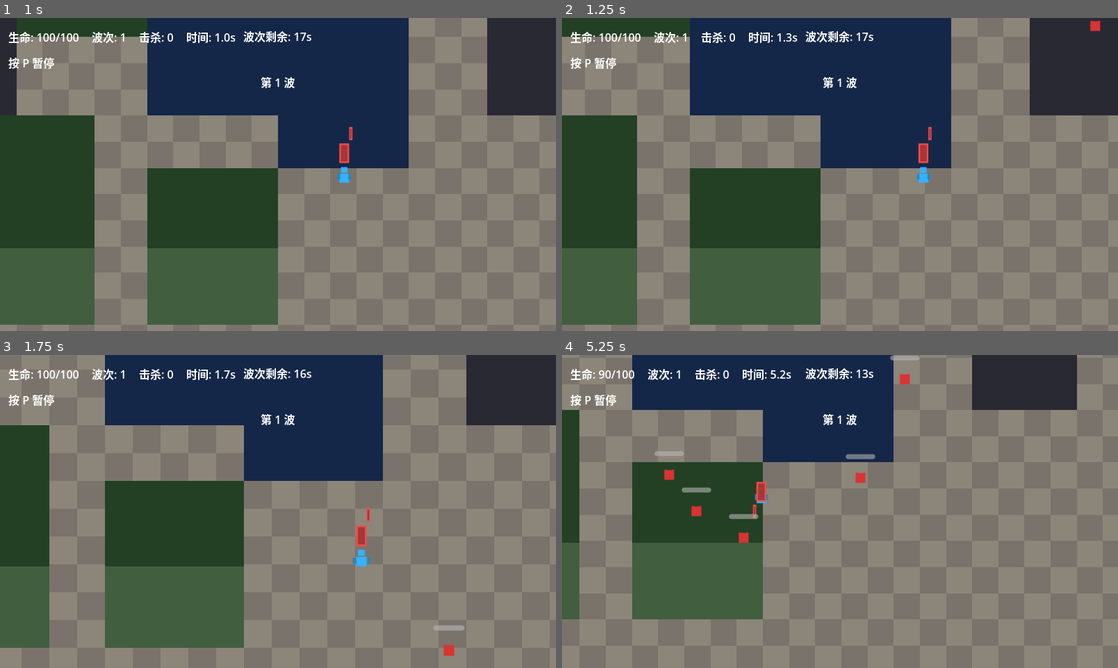
Above: before the commit, frames 1-4 (two rows, left to right).
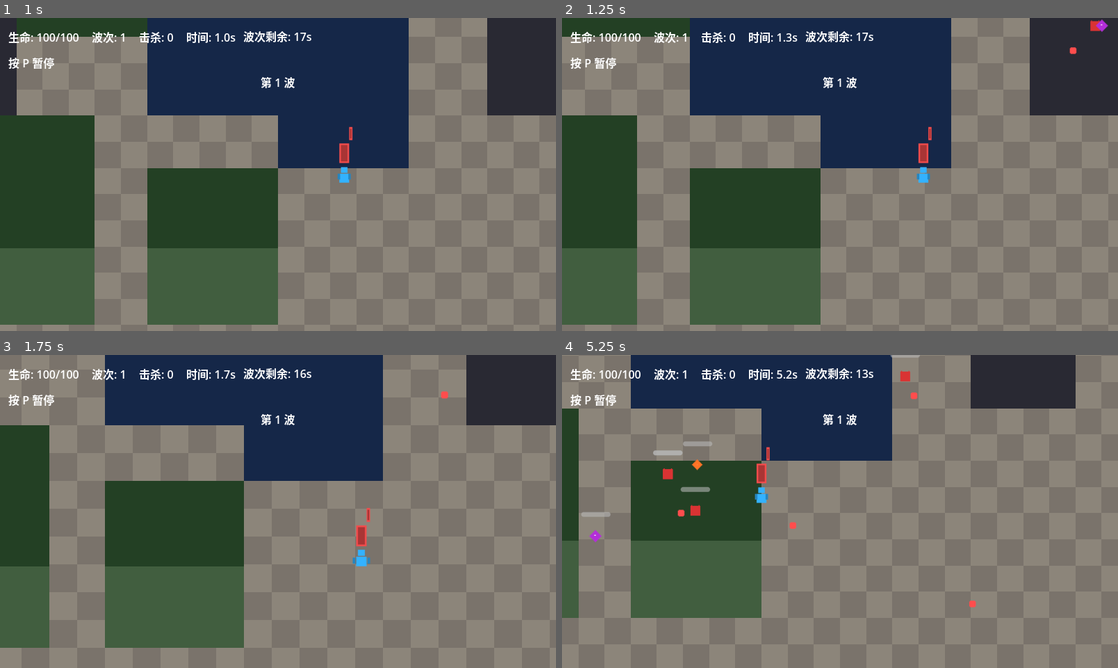
Above: after the commit, the same moments.

Repository: wanwenxin/godot-project-20260214
Game: Godot game, scene res://scenes/game.tscn
Same seed, same stepped clock (60 frames per second), same inputs: the game is played once before the commit and once after it. This scene is started directly instead of the project's main scene.
Inputs:
- Up to frame 1 (1 s): tap Enter at 0.5 s; hold D (move_right) from 0.53 s (still down); tap = (camera_zoom_in) at 0.6 s
- Up to frame 2 (1.25 s): keep holding D (move_right)
- Up to frame 3 (1.75 s): release D (move_right) at 1.28 s; hold S (move_down) from 1.28 s (still down); tap - (camera_zoom_out) at 1.35 s
- Up to frame 4 (5.25 s): release S (move_down) at 2.03 s; hold D (move_right) 2.03-2.78 s; tap one key every 0.75 s from 2.1 s: H (toggle_enemy_hp) = (camera_zoom_in) - (camera_zoom_out) H (toggle_enemy_hp) = (camera_zoom_in); hold W (move_up) 2.78-3.53 s; hold A (move_left) 3.53-5.03 s; hold S (move_down) from 5.03 s (still down)

Frame 1 is identical in both runs. In frame 2, less than 0.1% of the frame differs, in the area x 91-99%, y 0-12%; in frame 3, 0.2%; in frame 4, 3.0%, in the area x 0-93%, y 0-85%.

Commit message:
实现敌人专用子弹类与像素图、增加敌人数与出生点多人、金币像素图与吸收动画、受击音效防重叠、0.5 秒无敌帧、敌人持续接触伤害、多伤害源取最大。

Diff:
--- a/resources/level_config.gd
+++ b/resources/level_config.gd
@@ -35,10 +35,10 @@
 @export var grass_cluster_items := Vector2i(3, 6) # 草地集群物品数量
 
 @export_group("Enemies")
-@export var melee_count_min := 4 # 近战敌人数量最小值
-@export var melee_count_max := 7 # 近战敌人数量最大值
-@export var ranged_count_min := 1 # 远程敌人数量最小值
-@export var ranged_count_max := 3 # 远程敌人数量最大值
+@export var melee_count_min := 6 # 近战敌人数量最小值
+@export var melee_count_max := 10 # 近战敌人数量最大值
+@export var ranged_count_min := 2 # 远程敌人数量最小值
+@export var ranged_count_max := 5 # 远程敌人数量最大值
 @export var tank_count_min := 0 # 坦克敌人数量最小值
 @export var tank_count_max := 1 # 坦克敌人数量最大值
 @export var aquatic_count_min := 0 # 水生敌人数量最小值
@@ -52,6 +52,7 @@
 @export var difficulty := 1.0 # 难度
 @export var spawn_batch_count := 3 # 生成批次数量
 @export var spawn_batch_interval := 6.0 # 生成批次间隔时间
+@export var spawn_positions_count := 5 # 出生点数量，单出生点可产生多个敌人
 
 
 func get_terrain_params() -> Dictionary:
--- a/scenes/enemies/enemy_boss.tscn
+++ b/scenes/enemies/enemy_boss.tscn
@@ -1,7 +1,7 @@
 [gd_scene load_steps=5 format=3]
 
 [ext_resource type="Script" path="res://scripts/enemy_boss.gd" id="1"]
-[ext_resource type="PackedScene" path="res://scenes/bullet.tscn" id="2"]
+[ext_resource type="PackedScene" path="res://scenes/enemy_bullet.tscn" id="2"]
 
 [sub_resource type="CircleShape2D" id="CircleShape2D_1"]
 radius = 24.0
--- a/scenes/enemies/enemy_ranged.tscn
+++ b/scenes/enemies/enemy_ranged.tscn
@@ -1,7 +1,7 @@
 [gd_scene load_steps=5 format=3]
 
 [ext_resource type="Script" path="res://scripts/enemy_ranged.gd" id="1"]
-[ext_resource type="PackedScene" path="res://scenes/bullet.tscn" id="2"]
+[ext_resource type="PackedScene" path="res://scenes/enemy_bullet.tscn" id="2"]
 
 [sub_resource type="CircleShape2D" id="CircleShape2D_1"]
 radius = 12.0
--- /dev/null
+++ b/scenes/enemy_bullet.tscn
@@ -0,0 +1,16 @@
+[gd_scene load_steps=2 format=3]
+
+[ext_resource type="Script" path="res://scripts/enemy_bullet.gd" id="1"]
+
+[sub_resource type="CircleShape2D" id="CircleShape2D_1"]
+radius = 6.0
+
+[node name="EnemyBullet" type="Area2D"]
+script = ExtResource("1")
+monitoring = true
+monitorable = true
+
+[node name="CollisionShape2D" type="CollisionShape2D" parent="."]
+shape = SubResource("CircleShape2D_1")
+
+[node name="Sprite2D" type="Sprite2D" parent="."]
--- a/scripts/autoload/audio_manager.gd
+++ b/scripts/autoload/audio_manager.gd
@@ -6,6 +6,7 @@
 
 var _bgm_player: AudioStreamPlayer
 var _sfx_players: Array[AudioStreamPlayer] = []
+var _hit_player: AudioStreamPlayer  # 受击音效专用通道，播放中不重叠
 var _master_volume := 0.70
 
 
@@ -14,6 +15,9 @@
 	_bgm_player = AudioStreamPlayer.new()
 	_bgm_player.bus = BUS_BGM
 	add_child(_bgm_player)
+	_hit_player = AudioStreamPlayer.new()
+	_hit_player.bus = BUS_SFX
+	add_child(_hit_player)
 	for i in range(4):
 		var player := AudioStreamPlayer.new()
 		player.bus = BUS_SFX
@@ -44,7 +48,12 @@
 
 
 func play_hit() -> void:
-	_play_tone(220.0, 0.08, 0.30)
+	# 受击音效不重叠：播放中则跳过，避免同帧多次受击时音效堆叠。
+	if _hit_player != null and _hit_player.playing:
+		return
+	_hit_player.stream = _create_tone_stream(220.0, 0.08, 0.30)
+	_hit_player.volume_db = linear_to_db(maxf(0.0001, _master_volume))
+	_hit_player.play()
 
 
 func play_kill() -> void:
@@ -78,6 +87,8 @@
 	if _bgm_player == null:
 		return
 	_bgm_player.volume_db = db
+	if _hit_player != null:
+		_hit_player.volume_db = db
 	for player in _sfx_players:
 		player.volume_db = db
 
--- a/scripts/bullet.gd
+++ b/scripts/bullet.gd
@@ -78,7 +78,6 @@
 	if hit_player and body.is_in_group("players"):
 		if body.has_method("take_damage"):
 			body.take_damage(damage)
-			AudioManager.play_hit()
 		_handle_pierce_or_destroy()
 	elif (not hit_player) and body.is_in_group("enemies"):
 		if body.has_method("take_damage"):
--- a/scripts/enemy_base.gd
+++ b/scripts/enemy_base.gd
@@ -166,6 +166,13 @@
 
 
 func _on_contact_timer_timeout() -> void:
+	# 持续接触伤害：若玩家仍在 HurtArea 内，再次造成伤害并重启计时器。
+	if hurt_area != null:
+		for body in hurt_area.get_overlapping_bodies():
+			if body.is_in_group("players") and body.has_method("take_damage"):
+				body.take_damage(contact_damage)
+				contact_timer.start()
+				return
 	_can_contact_damage = true
 
 
--- a/scripts/enemy_boss.gd
+++ b/scripts/enemy_boss.gd
@@ -29,7 +29,7 @@
 		var offset_deg := lerpf(-18.0, 18.0, float(i) / 2.0)
 		bullet.global_position = global_position
 		bullet.set("direction", to_player.rotated(deg_to_rad(offset_deg)))
-		bullet.set("speed", 300.0)
+		bullet.set("speed", 180.0)
 		bullet.set("damage", 11)
 		bullet.set("hit_player", true)
 		get_tree().current_scene.add_child(bullet)
--- /dev/null
+++ b/scripts/enemy_bullet.gd
@@ -0,0 +1,11 @@
+extends "res://scripts/bullet.gd"
+
+# 敌人子弹：独立类，个头更大、速度更慢，使用专用像素图。
+# 与玩家子弹区分，便于识别与平衡调整。
+
+func _ready() -> void:
+	hit_player = true
+	speed = 180.0
+	collision_radius = 6.0
+	texture_path = "res://assets/bullets/enemy_bullet.png"
+	super._ready()
--- a/scripts/enemy_ranged.gd
+++ b/scripts/enemy_ranged.gd
@@ -42,7 +42,7 @@
 		var bullet = bullet_scene.instantiate()
 		bullet.global_position = global_position
 		bullet.set("direction", dir)
-		bullet.set("speed", 320.0)
+		bullet.set("speed", 190.0)
 		bullet.set("damage", 8)
 		bullet.set("hit_player", true)
 		get_tree().current_scene.add_child(bullet)
--- a/scripts/pickup.gd
+++ b/scripts/pickup.gd
@@ -1,13 +1,17 @@
 extends Area2D
 
 # 掉落物：金币或治疗，玩家接触后生效并销毁；带初始向上飘动。
+# 金币支持吸收范围：靠近时飞向玩家并有缩放动画。
 @export var pickup_type := "coin"  # "coin" 或 "heal"
 @export var value := 1  # 金币数量或治疗量
 @export var life_time := 10.0  # 超时未拾取则销毁（秒）
+@export var absorb_range: float = 80.0  # 金币吸收触发距离，进入后飞向玩家
+@export var absorb_speed: float = 8.0  # 吸收时飞向玩家的插值速度
 @export_file("*.png") var texture_coin: String = "res://assets/pickups/coin.png"  # 金币纹理
 @export_file("*.png") var texture_heal: String = "res://assets/pickups/heal.png"  # 治疗纹理
 
 var _velocity := Vector2.ZERO  # 飘动速度，每帧衰减
+var _absorbing := false  # 是否处于吸收中（飞向玩家）
 
 @onready var sprite: Sprite2D = $Sprite2D
 
@@ -38,21 +42,46 @@
 	if life_time <= 0.0:
 		queue_free()
 		return
-	# 飘动：初速度向上，逐渐衰减至静止。
-	# 飘动：初速度向上，逐渐衰减至静止。
-	_velocity = _velocity.move_toward(Vector2.ZERO, 60.0 * delta)
-	global_position += _velocity * delta
+	# 金币：检测玩家距离，进入吸收范围后飞向玩家并缩小。
+	if pickup_type == "coin":
+		var player := _get_player()
+		if player != null:
+			var dist := global_position.distance_to(player.global_position)
+			if not _absorbing and dist < absorb_range:
+				_absorbing = true
+			if _absorbing:
+				global_position = global_position.lerp(player.global_position, absorb_speed * delta)
+				sprite.scale = sprite.scale.lerp(Vector2(0.3, 0.3), 6.0 * delta)
+				if dist < 12.0:
+					_do_pickup(player)
+					return
+	# 飘动：未吸收时初速度向上，逐渐衰减至静止。
+	if not _absorbing:
+		_velocity = _velocity.move_toward(Vector2.ZERO, 60.0 * delta)
+		global_position += _velocity * delta
+
+
+func _get_player() -> Node2D:
+	var players := get_tree().get_nodes_in_group("players")
+	for p in players:
+		if is_instance_valid(p) and p is Node2D:
+			return p as Node2D
+	return null
+
+
+func _do_pickup(player: Node) -> void:
+	if pickup_type == "coin":
+		GameManager.add_currency(value)
+	elif pickup_type == "heal" and player.has_method("heal"):
+		player.heal(value)
+	AudioManager.play_pickup()
+	queue_free()
 
 
 func _on_body_entered(body: Node) -> void:
 	if not body.is_in_group("players"):
 		return
-	if pickup_type == "coin":
-		GameManager.add_currency(value)
-	elif pickup_type == "heal" and body.has_method("heal"):
-		body.heal(value)
-	AudioManager.play_pickup()
-	queue_free()
+	_do_pickup(body)
 
 
 func _apply_coin_visual_by_value() -> void:
--- a/scripts/player.gd
+++ b/scripts/player.gd
@@ -10,7 +10,7 @@
 
 @export var base_speed := 160.0
 @export var max_health := 100
-@export var invulnerable_duration := 0.35
+@export var invulnerable_duration := 0.5
 @export var inertia_factor := 0.0  # 移动惯性系数：0=无惯性，越大越“滑”。
 
 @export_file("*.png") var texture_sheet: String = "res://assets/characters/player_scheme_0_sheet.png"  # 精灵图（scheme 0）
@@ -24,6 +24,7 @@
 var current_health := 100
 var move_input := Vector2.ZERO
 var _invulnerable_timer := 0.0
+var _pending_damages: Array[int] = []  # 帧内缓冲，帧末取最大后统一结算
 var _character_data := {}
 var _character_traits: CharacterTraitsBase  # 角色特质，参与伤害等数值计算
 var _last_direction_index := 0  # 8 方向索引，用于精灵图
@@ -117,18 +118,25 @@
 			if item.has_method("tick_and_try_attack"):
 				item.tick_and_try_attack(self, nearest_enemy, delta)
 
+	# 帧末结算缓冲伤害：多伤害源只取最大。
+	if _pending_damages.size() > 0:
+		var max_amount: int = _pending_damages.max()
+		_pending_damages.clear()
+		current_health = max(current_health - max_amount, 0)
+		_invulnerable_timer = invulnerable_duration
+		emit_signal("health_changed", current_health, max_health)
+		emit_signal("damaged", max_amount)
+		if current_health <= 0:
+			emit_signal("died")
+			queue_free()
+
 
 func take_damage(amount: int) -> void:
 	# 无敌计时器 > 0 时忽略后续伤害，避免多次碰撞瞬间秒杀。
 	if _invulnerable_timer > 0.0:
 		return
-	current_health = max(current_health - amount, 0)
-	_invulnerable_timer = invulnerable_duration
-	emit_signal("health_changed", current_health, max_health)
-	emit_signal("damaged", amount)
-	if current_health <= 0:
-		emit_signal("died")
-		queue_free()
+	# 缓冲到帧末，与同帧其他伤害源取最大后统一结算。
+	_pending_damages.append(amount)
 
 
 func heal(amount: int) -> void:
--- a/scripts/spawn_telegraph.gd
+++ b/scripts/spawn_telegraph.gd
@@ -9,6 +9,7 @@
 @export var duration := 0.9
 @export var show_ring := true
 @export var show_countdown := true
+@export var spawn_count := 1  # 本出生点将生成的敌人数量，用于显示
 @export var ring_radius := 22.0
 @export var ring_color := Color(1.0, 0.30, 0.30, 0.90)
 @export var text_color := Color(1.0, 0.95, 0.95, 1.0)
@@ -34,8 +35,8 @@
 	_label.text = ""
 	_label.horizontal_alignment = HORIZONTAL_ALIGNMENT_CENTER
 	_label.vertical_alignment = VERTICAL_ALIGNMENT_CENTER
-	_label.size = Vector2(52, 24)
-	_label.position = Vector2(-26, -12)
+	_label.size = Vector2(52, 32)
+	_label.position = Vector2(-26, -16)
 	_label.modulate = text_color
 	_label.z_index = 31
 	_label.visible = show_countdown
@@ -50,7 +51,10 @@
 		var pulse := 0.55 + 0.45 * (sin(Time.get_ticks_msec() / 110.0) * 0.5 + 0.5)
 		_ring.modulate = Color(1.0, 1.0, 1.0, pulse)
 	if show_countdown and _label:
-		_label.text = "%.1f" % maxf(_remaining, 0.0)
+		if spawn_count > 1:
+			_label.text = "%.1f\n×%d" % [maxf(_remaining, 0.0), spawn_count]
+		else:
+			_label.text = "%.1f" % maxf(_remaining, 0.0)
 	if _remaining <= 0.0:
 		_finished = true
 		emit_signal("telegraph_finished")
--- a/scripts/wave_manager.gd
+++ b/scripts/wave_manager.gd
@@ -35,6 +35,7 @@
 @export var boss_bonus_coin_count := Vector2i(2, 3)
 @export var spawn_batch_count := 3
 @export var spawn_batch_interval := 6.0
+@export var spawn_positions_count := 5  # 出生点数量，单出生点可产生多个敌人
 
 var current_wave := 0  # 当前波次编号
 var kill_count := 0  # 本局总击杀数
@@ -117,6 +118,7 @@
 	wave_duration = cfg.wave_duration if cfg != null else 20.0
 	spawn_batch_count = int(cfg.spawn_batch_count) if cfg != null else 3
 	spawn_batch_interval = cfg.spawn_batch_interval if cfg != null else 6.0
+	spawn_positions_count = int(cfg.spawn_positions_count) if cfg != null else 5
 	_wave_countdown_left = wave_duration
 	emit_signal("wave_started", current_wave)
 	_current_intermission = 0.0
@@ -140,22 +142,45 @@
 	else:
 		orders = _get_fallback_orders(game_node)
 
-	# 拆分为多批。
+	# 按出生点分组：单出生点可产生多个敌人。
+	var position_batches: Array = []  # 每项为 {position: Vector2, spawns: Array}
+	var aquatic_orders: Array = []
+	var land_orders: Array = []
+	for o in orders:
+		if o.get("pos_override") != null and o.get("pos_override") is Vector2:
+			aquatic_orders.append(o)
+		else:
+			land_orders.append(o)
+	# 陆生敌人：生成 spawn_positions_count 个出生点，按顺序分配。
+	var pos_count := maxi(1, spawn_positions_count)
+	for i in range(pos_count):
+		position_batches.append({"position": _random_spawn_position(), "spawns": []})
+	for i in range(land_orders.size()):
+		var o: Dictionary = land_orders[i]
+		var idx := i % pos_count
+		position_batches[idx].spawns.append(o)
+	# 水生敌人：每个有独立水域位置，各成一批。
+	for o in aquatic_orders:
+		position_batches.append({"position": o.pos_override, "spawns": [o]})
+	# 将出生点批次按时间拆分到多批（spawn_batch_count）。
 	_pending_spawn_batches.clear()
 	_batch_index = 0
-	var batch_count := maxi(1, spawn_batch_count)
-	var per_batch := int(orders.size() / batch_count)
-	var remainder := orders.size() % batch_count
+	var temporal_count := maxi(1, spawn_batch_count)
+	var per_temporal := int(position_batches.size() / temporal_count)
+	var remainder := position_batches.size() % temporal_count
 	var idx := 0
-	for b in range(batch_count):
-		var batch_size := per_batch + (1 if b < remainder else 0)
-		var batch: Array = []
+	for t in range(temporal_count):
+		var batch_size := per_temporal + (1 if t < remainder else 0)
+		var temporal_batch: Array = []
 		for j in range(batch_size):
-			if idx < orders.size():
-				batch.append(orders[idx])
+			if idx < position_batches.size():
+				temporal_batch.append(position_batches[idx])
 				idx += 1
-		_pending_spawn_batches.append(batch)
-
+		_pending_spawn_batches.append(temporal_batch)
+	# 更新待生成总数。
+	pending_spawn_count = 0
+	for pb in position_batches:
+		pending_spawn_count += pb.spawns.size()
 	# 第 1 批立即生成。
 	if _pending_spawn_batches.size() > 0:
 		_spawn_batch(_pending_spawn_batches[0])
@@ -164,47 +189,38 @@
 	is_spawning = false
 
 
-func _spawn_batch(batch: Array) -> void:
-	for order in batch:
-		var o: Dictionary = order
-		_queue_enemy_spawn(
-			o.get("scene", null),
-			o.get("hp_scale", 1.0),
-			o.get("speed_scale", 1.0),
-			o.get("pos_override")
-		)
-
-
-# 排队生成敌人：若启用警示则先实例化 telegraph，完成后再生成；否则直接生成。
-# spawn_position_override：可选，传入时使用该位置（如水中敌人在水域内生成）。
-func _queue_enemy_spawn(scene: PackedScene, hp_scale: float, speed_scale: float, spawn_position_override: Variant = null) -> void:
-	if scene == null or not is_instance_valid(_player_ref):
-		return
-	var spawn_position: Vector2
-	if spawn_position_override != null and spawn_position_override is Vector2:
-		spawn_position = spawn_position_override
-	else:
-		spawn_position = _random_spawn_position()
-	pending_spawn_count += 1
+func _spawn_batch(temporal_batch: Array) -> void:
+	# temporal_batch 为多个 {position, spawns} 的数组。
+	for pb in temporal_batch:
+		_queue_batch_spawn(pb.position, pb.spawns)
+
+
+# 排队生成一批敌人：同一出生点可产生多个敌人，telegraph 显示数量。
+func _queue_batch_spawn(spawn_position: Vector2, spawns: Array) -> void:
+	if spawns.is_empty() or not is_instance_valid(_player_ref):
+		return
 	if telegraph_enabled and telegraph_scene != null:
 		var telegraph = telegraph_scene.instantiate()
 		telegraph.global_position = spawn_position
 		telegraph.set("duration", telegraph_duration)
 		telegraph.set("show_ring", telegraph_show_ring)
 		telegraph.set("show_countdown", telegraph_show_countdown)
-		telegraph.telegraph_finished.connect(_on_telegraph_finished.bind(scene, hp_scale, speed_scale, telegraph))
+		telegraph.set("spawn_count", spawns.size())
+		telegraph.telegraph_finished.connect(_on_telegraph_batch_finished.bind(spawns, telegraph))
 		get_tree().current_scene.add_child(telegraph)
 	else:
-		_spawn_enemy_at(scene, spawn_position, hp_scale, speed_scale)
-		pending_spawn_count = maxi(pending_spawn_count - 1, 0)
-
-
-func _on_telegraph_finished(scene: PackedScene, hp_scale: float, speed_scale: float, telegraph_node: Node) -> void:
+		for o in spawns:
+			_spawn_enemy_at(o.scene, spawn_position, o.hp_scale, o.speed_scale)
+		pending_spawn_count = maxi(pending_spawn_count - spawns.size(), 0)
+
+
+func _on_telegraph_batch_finished(spawns: Array, telegraph_node: Node) -> void:
 	var spawn_position: Vector2 = telegraph_node.global_position if is_instance_valid(telegraph_node) else _random_spawn_position()
 	if is_instance_valid(telegraph_node):
 		telegraph_node.queue_free()
-	_spawn_enemy_at(scene, spawn_position, hp_scale, speed_scale)
-	pending_spawn_count = maxi(pending_spawn_count - 1, 0)
+	for o in spawns:
+		_spawn_enemy_at(o.scene, spawn_position, o.hp_scale, o.speed_scale)
+	pending_spawn_count = maxi(pending_spawn_count - spawns.size(), 0)
 
 
 func _spawn_enemy_at(scene: PackedScene, spawn_position: Vector2, hp_scale: float, speed_scale: float) -> void:
Binary file changed: assets/bullets/enemy_bullet.png
Not shown, added: scripts/enemy_bullet.gd.uid
Not shown, changed: .cursor/rules/code-and-docs.mdc
Not shown, added: docs/BUG_LOG.md
Not shown, changed: docs/CODE_INDEX.md
Not shown, changed: docs/DEVELOPER_GUIDE.md
